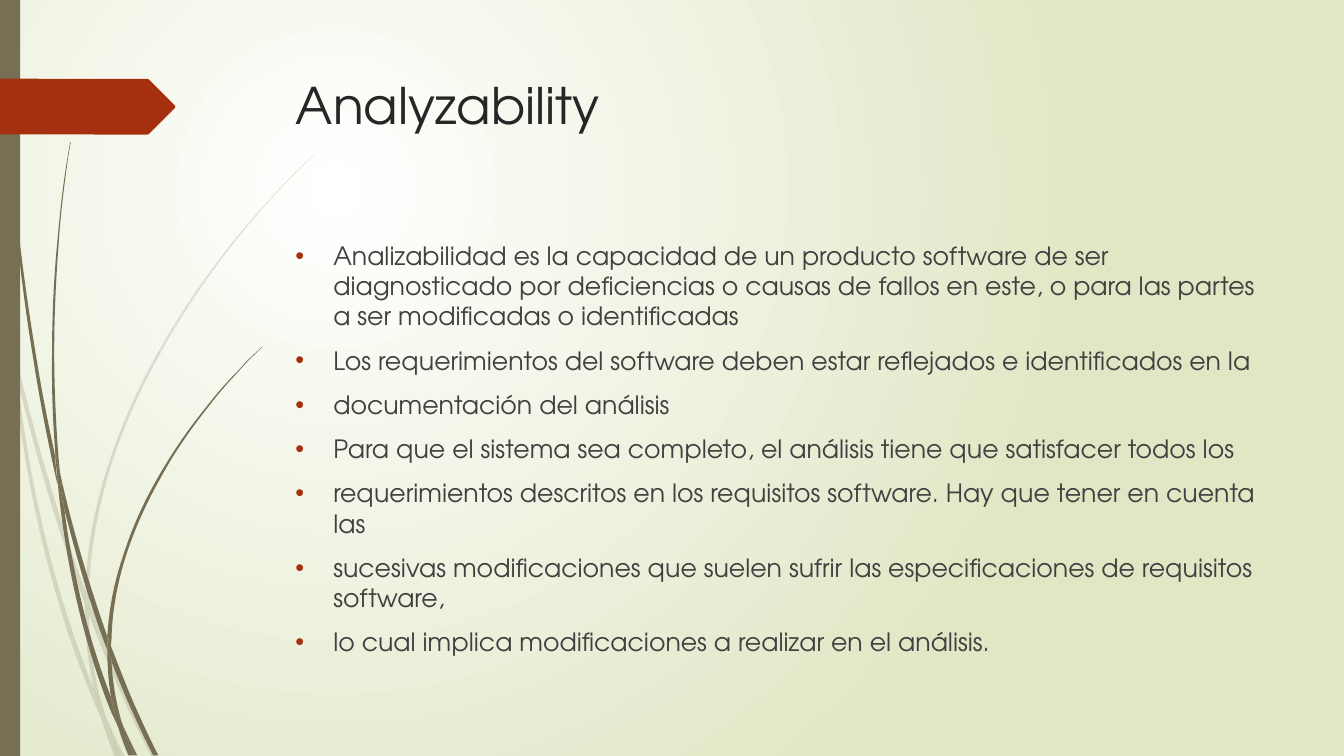
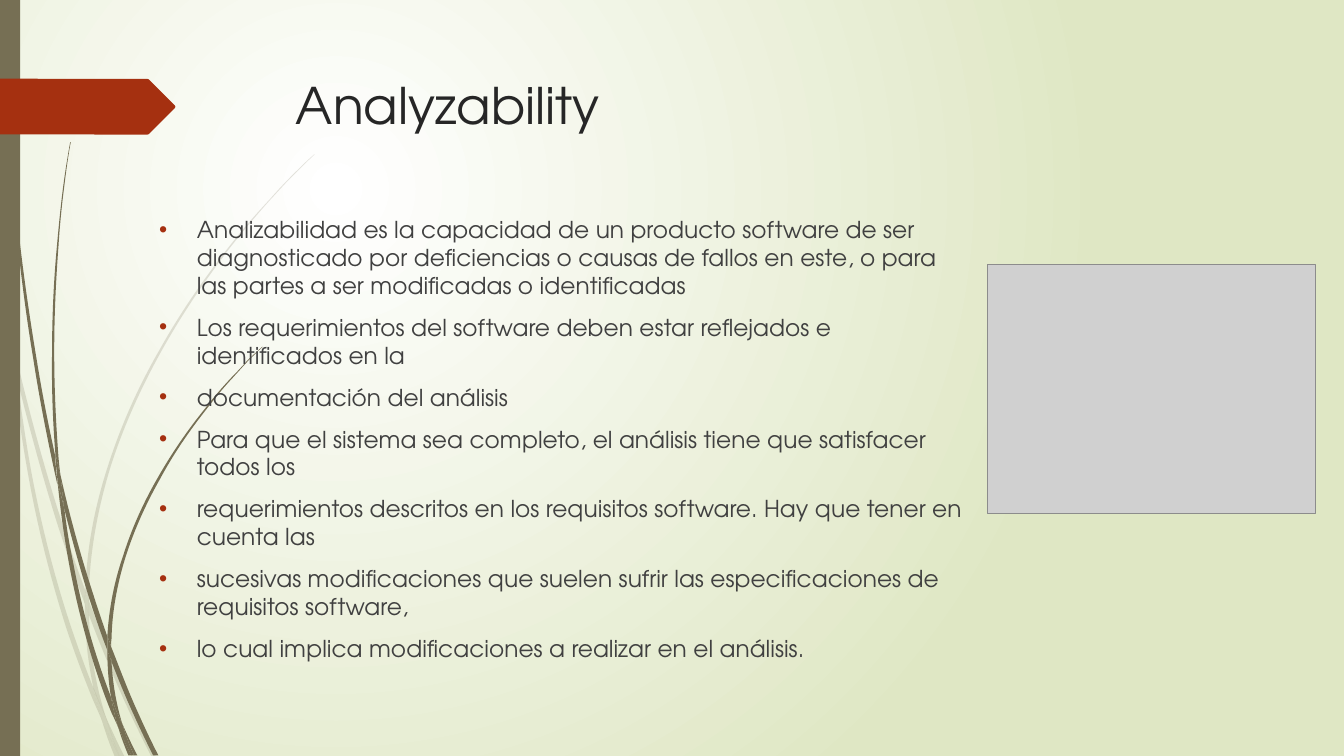
Before and after one commit to andreshiguitaperez/The-diVines, a slide deck: slide 5 of Documentos/RNF.pptx. Drawn at 1344x756 pixels with LibreOffice and Linux fonts; fonts in the diff are those of the drawing; grey boxes stand for pictures. Boxes give left, top, right and bottom in pixels: in the first picture for what was removed or moved away, otherwise in the second. Text is boxed around its words. In the diff, an @@ line names an element or a change of style, - is before the commit and + after.

```diff
--- a/Documentos/RNF.pptx
+++ b/Documentos/RNF.pptx
@@ text "Analizabilidad es la capacidad de ...": place and size @@
-text "Analizabilidad es la capacidad de ..." at <box>333,246,1255,656</box>
+text "Analizabilidad es la capacidad de ..." at <box>197,221,961,662</box>
@@ text "Analizabilidad es la capacidad de ..." at <box>197,221,961,662</box>: size 18 to 16.6 pt @@
@@ picture added at <box>987,264,1316,513</box> @@
```
Also in this commit, not shown: 6 other slides changed, 3 slides added.
